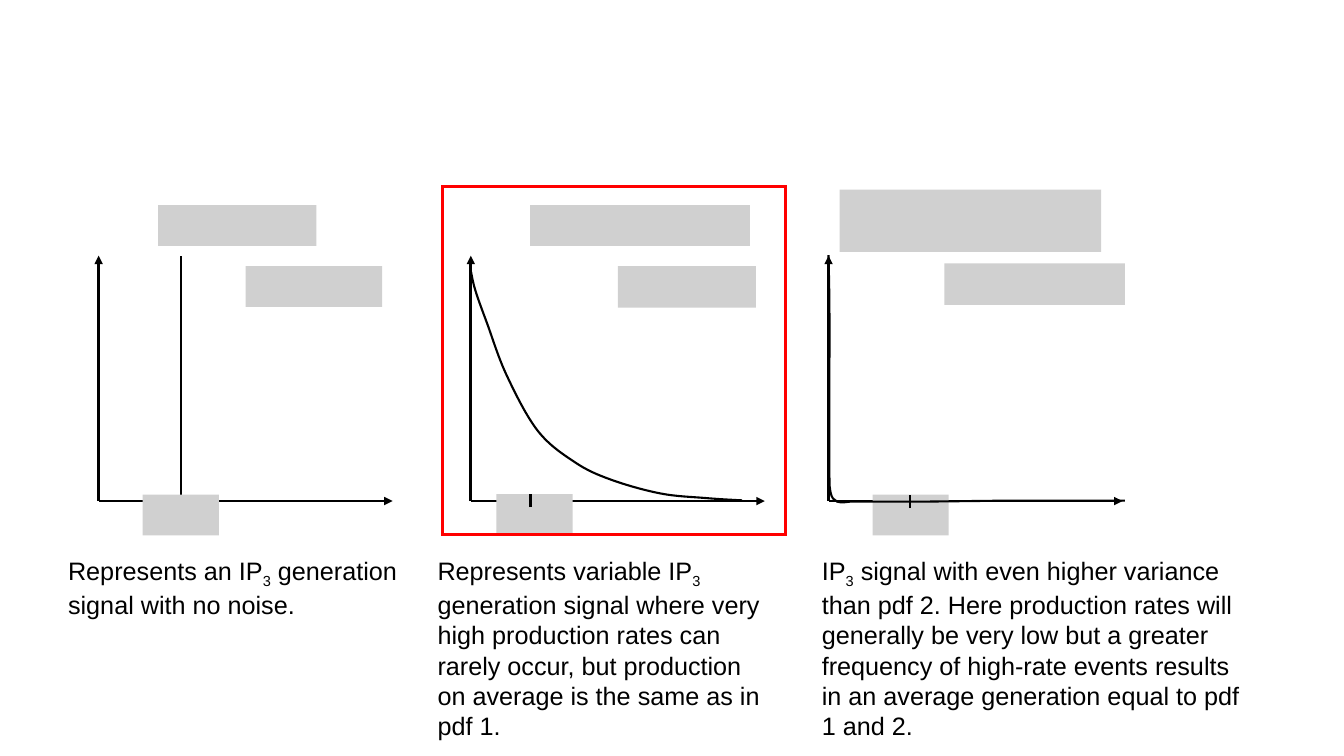
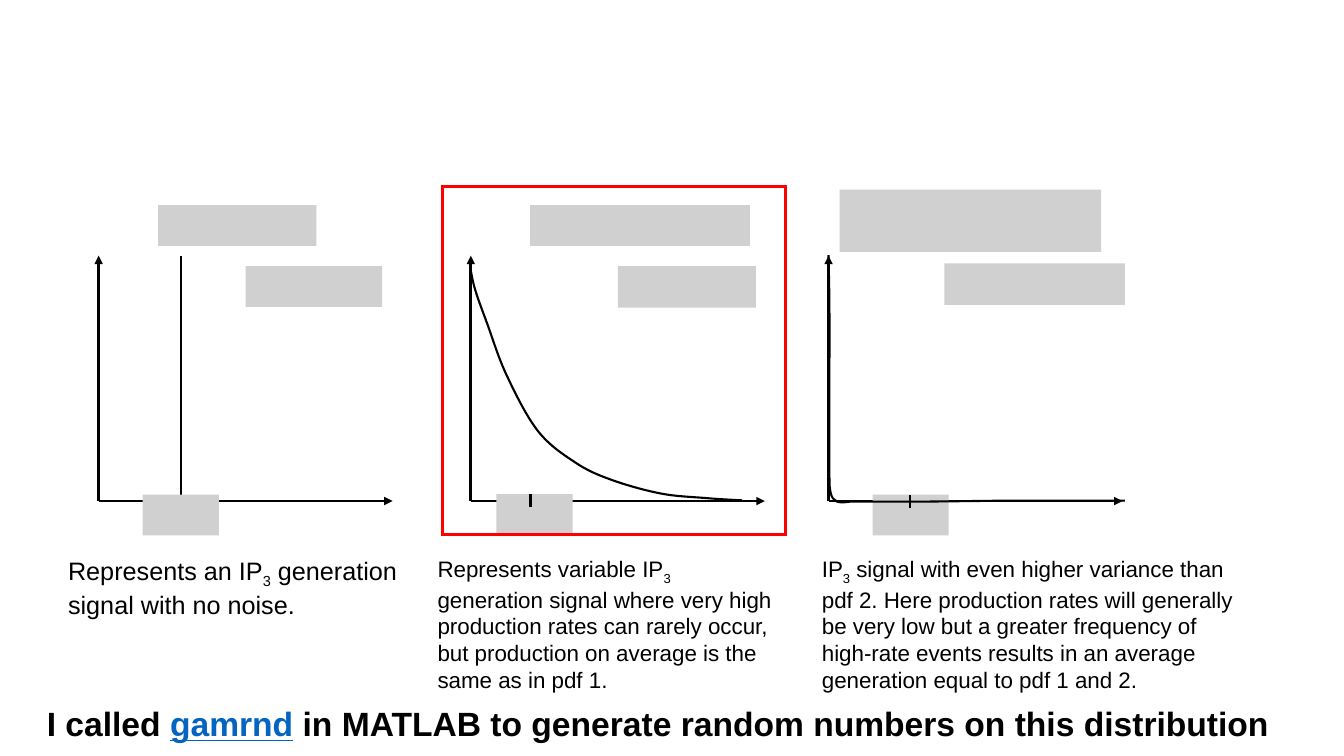
Before and after one commit to pavelbrodskiy/calciumWaveModeling, a slide deck: slide 5 of AIChE Equations Calcium Waves.pptx. Drawn at 1344x756 pixels with LibreOffice and Linux fonts; fonts in the diff are those of the drawing; grey boxes stand for pictures. Boxes give left, top, right and bottom in pixels: in the first picture for what was removed or moved away, otherwise in the second. Text is boxed around its words. In the diff, an @@ line names an element or a change of style, - is before the commit and + after.

```diff
--- a/AIChE Equations Calcium Waves.pptx
+++ b/AIChE Equations Calcium Waves.pptx
@@ text "Represents variable IP3 generation signal ..." at box(438, 560, 771, 693): size 18 to 16 pt @@
@@ text "IP3 signal with even higher ..." at box(822, 560, 1233, 693): size 18 to 16 pt @@
@@ text added at box(47, 711, 1269, 743), 24 pt, text #000000, bold @@
+I called gamrnd in MATLAB to generate random numbers on this distribution
```
Also in this commit, not shown: 1 other slide changed, 1 slide added, 3 other files.
